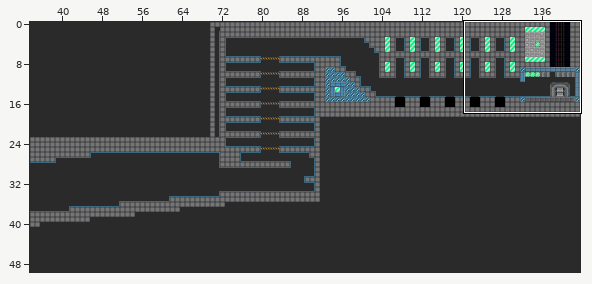
Tiled map -- proj/assets/dat/level6.tmx. Above, an overview of the earlier version with the close-up marked.
Close-up. The starting point:
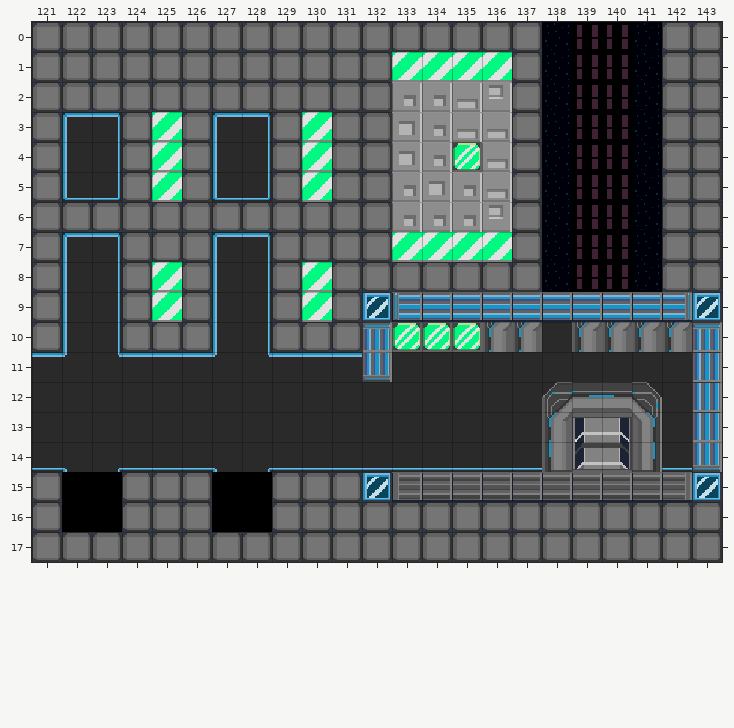
Cells are 20x20 px. Shown: x 121..143, y 0..17. The commit also changed other parts of the map, which this record leaves out. Tiles whose own drawing changed are shown in their newer look in all pictures.
And afterwards:
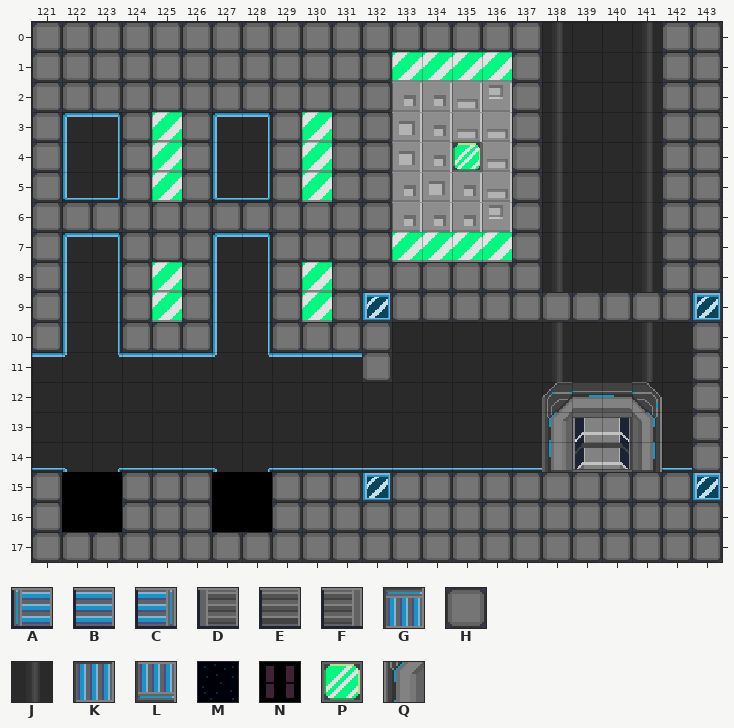
Key: from "defTile": A 0, B 1, C 2, D 3, E 4, F 5, G 18, H 20, J 29, K 36, L 54, M 55, N 56, P 72, Q 73.
_ is an empty cell, . an unchanged one.
Difference:
--- layer "bgFar"
@@ x 138..141 @@
- 0 MNNM
- 1 MNNM
- 2 MNNM
- 3 MNNM
- 4 MNNM
- 5 MNNM
- 6 MNNM
- 7 MNNM
- 8 MNNM
+ 0 J__J
+ 1 J__J
+ 2 J__J
+ 3 J__J
+ 4 J__J
+ 5 J__J
+ 6 J__J
+ 7 J__J
+ 8 J__J
@@ x 138..141 @@
-10 _.._
-11 _.._
+10 J..J
+11 J..J
--- layer "bg"
@@ x 133..142 @@
-10 PPPQQ.QQQQ
+10 _____.____
--- layer "tile"
@@ x 132..143 @@
- 9 .ABBBBBBBBC.
-10 G..........G
-11 L..........K
-12 ...........K
-13 ...........K
-14 ...........L
-15 .DEEEEEEEEF.
+ 9 .HHHHHHHHHH.
+10 H..........H
+11 H..........H
+12 ...........H
+13 ...........H
+14 ...........H
+15 .HHHHHHHHHH.
